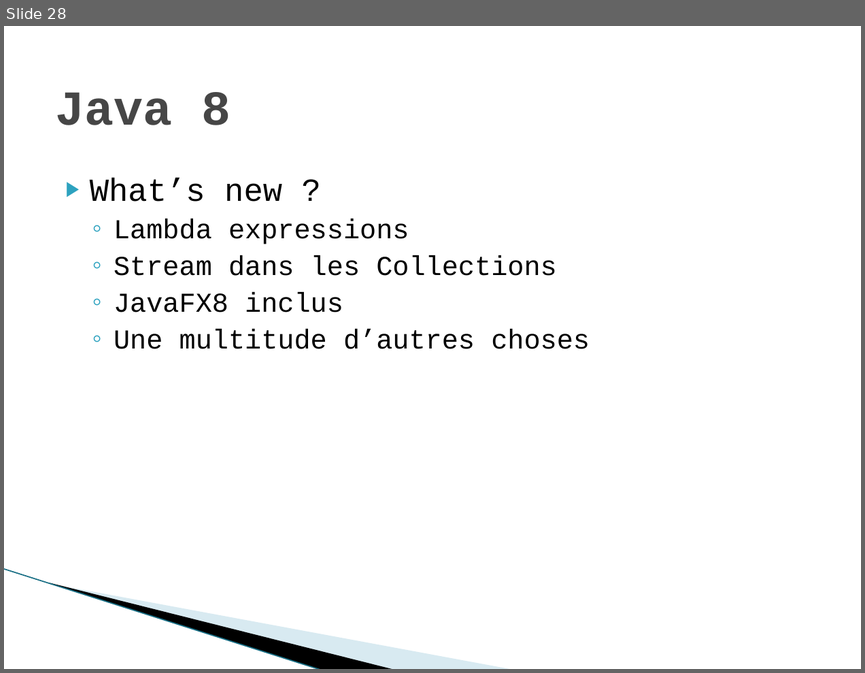
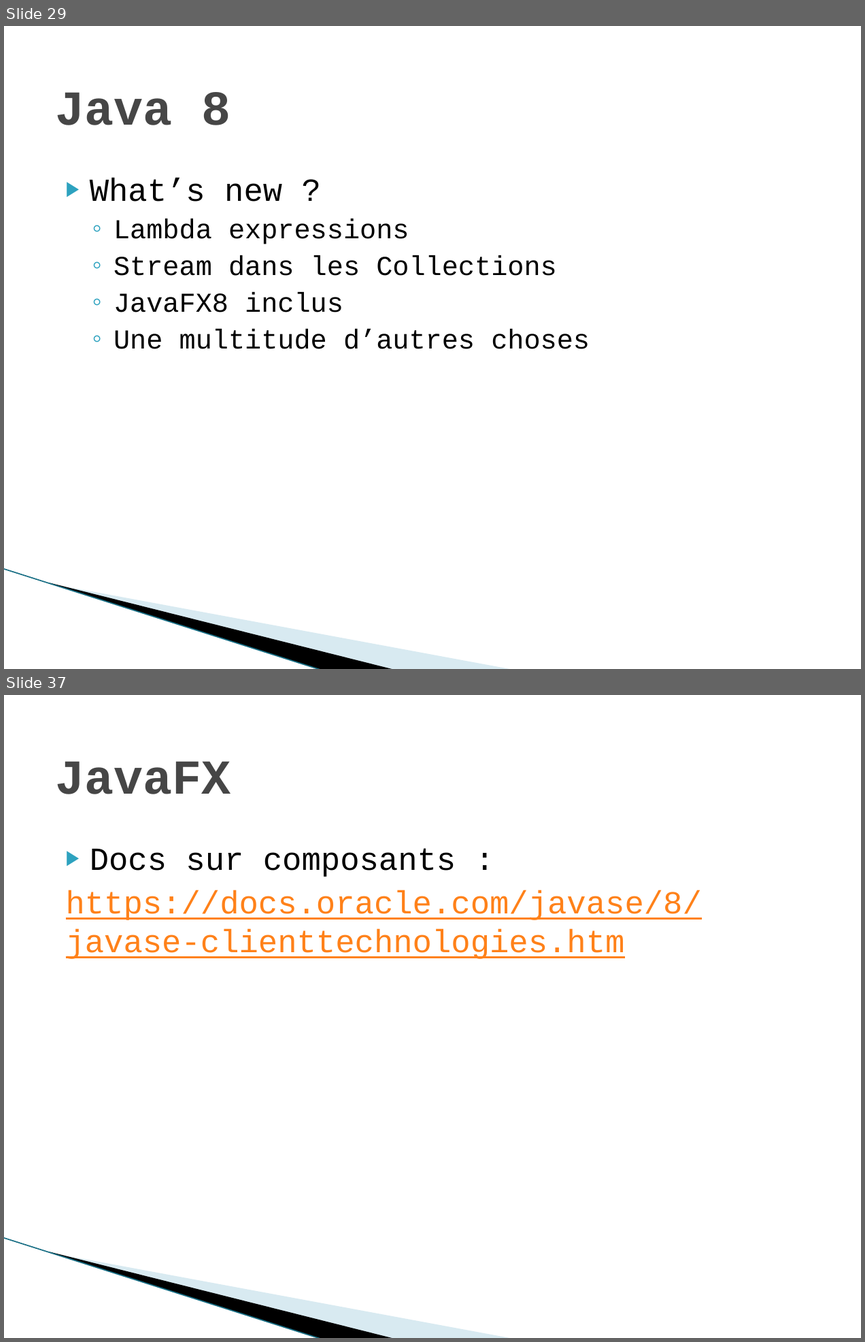
Before and after one commit to andreaubin/formationjava, a slide deck: resources/Java avancé.pptx. Shown one above the other, each under a label of ours: slide 28 before the commit, slides 29 and 37 after it; the slides between them are not shown. The pictures are 865x673 and 865x1342 pixels, drawn with LibreOffice and Linux fonts; fonts in the diff are those of the drawing; background and template pictures are left out. Boxes give left, top, right and bottom in pixels: in the first picture for what was removed or moved away, otherwise in the second. Text is boxed around its words. In the diff, an @@ line names an element or a change of style, - is before the commit and + after.

```diff
--- a/resources/Java avancé.pptx
+++ b/resources/Java avancé.pptx
@@ slide 37 added at (x1=4, y1=695, x2=861, y2=1338), background #FFFFFF; not listed: 3 template elements that a slide beside it also shows @@
@@ title added at (x1=55, y1=761, x2=230, y2=794), 41 pt, text #464646, bold @@
+JavaFX
@@ text added at (x1=66, y1=848, x2=702, y2=959), 27 pt, text #FF8119, underline @@
+▶ Docs sur composants :
+https://docs.oracle.com/javase/8/javase-clienttechnologies.htm
@@ what was slide 28 is now slide 29 @@
```
Also in this commit, not shown: 8 other slides added.
